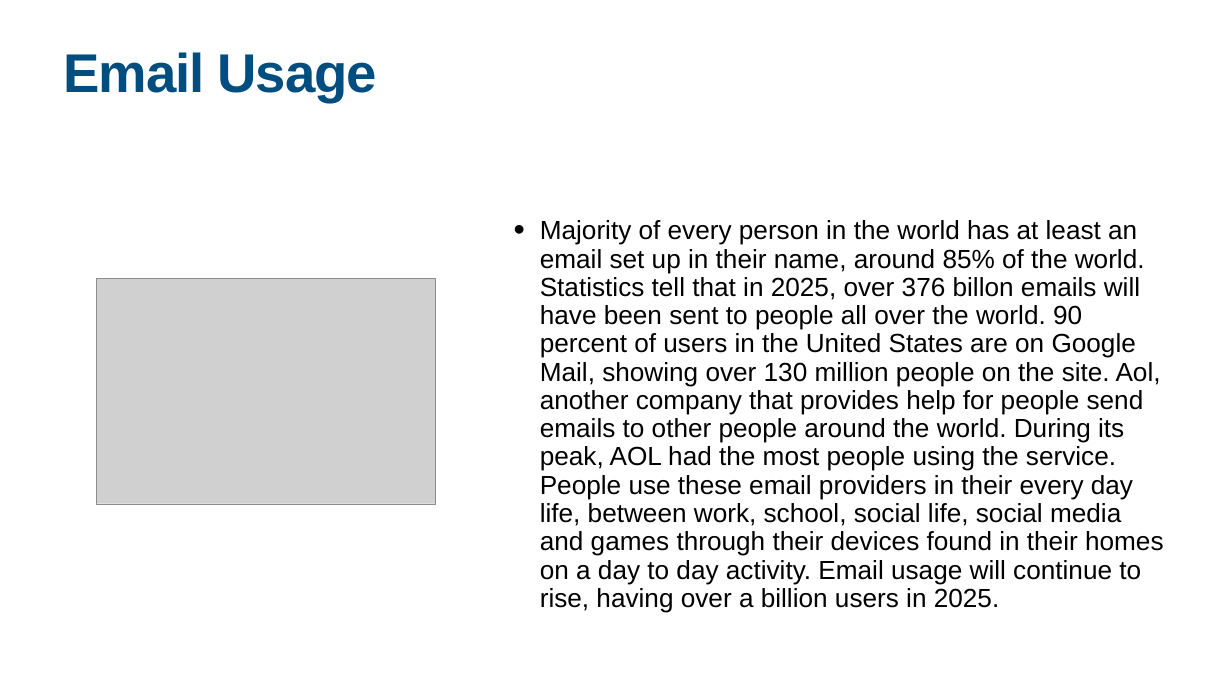
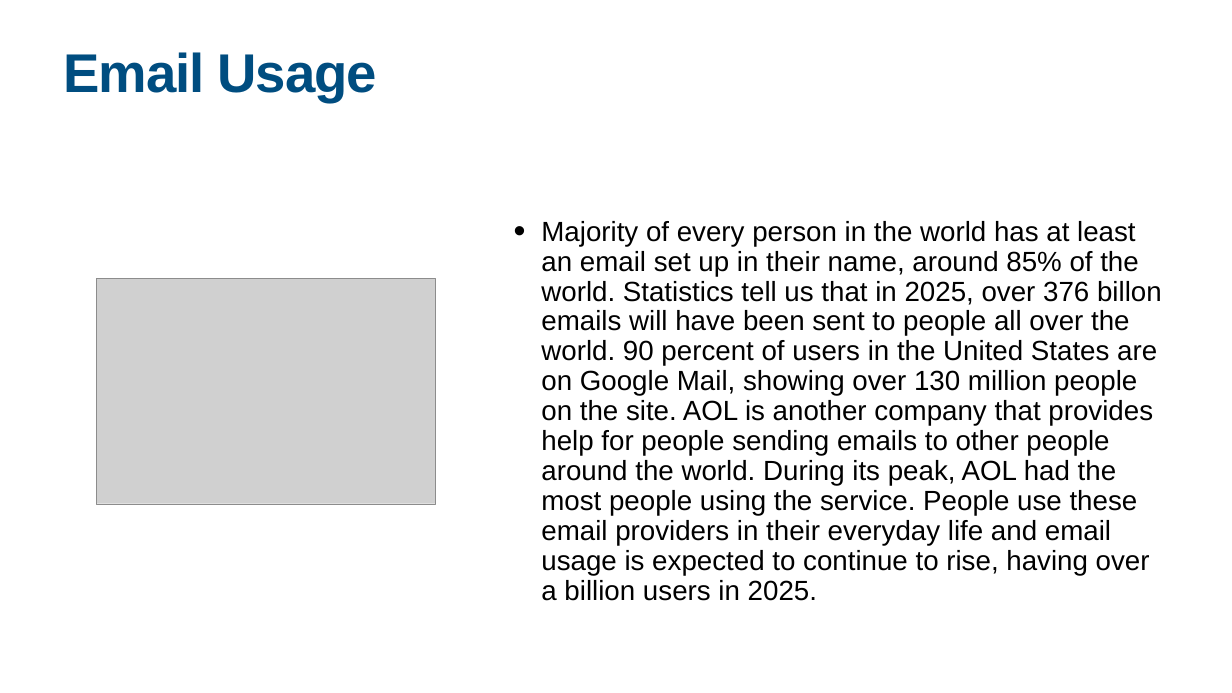
Before and after one commit to Jake-guerrero/Email-Usage, a slide deck: slide 2 of Email Usage.pptx. Drawn at 1232x693 pixels with LibreOffice and Linux fonts; fonts in the diff are those of the drawing; grey boxes stand for pictures. Boxes give left, top, right and bottom in pixels: in the first picture for what was removed or moved away, otherwise in the second. Text is boxed around its words. In the diff, an @@ line names an element or a change of style, - is before the commit and + after.

```diff
--- a/Email Usage.pptx
+++ b/Email Usage.pptx
@@ text at <box>541,221,1162,601</box>: text changed; size 40.8 to 43.2 pt @@
-• Majority of every person in the world has at least an email set up in their name, around 85% of the world. Statistics tell that in 2025, over 376 billon emails will have been sent to people all over the world. 90 percent of users in the United States are on Google Mail, showing over 130 million people on the site. Aol, another company that provides help for people send emails to other people around the world. During its peak, AOL had the most people using the service. People use these email providers in their every day life, between work, school, social life, social media and games through their devices found in their homes on a day to day activity. Email usage will continue to rise, having over a billion users in 2025.
+• Majority of every person in the world has at least an email set up in their name, around 85% of the world. Statistics tell us that in 2025, over 376 billon emails will have been sent to people all over the world. 90 percent of users in the United States are on Google Mail, showing over 130 million people on the site. AOL is another company that provides help for people sending emails to other people around the world. During its peak, AOL had the most people using the service. People use these email providers in their everyday life and email usage is expected to continue to rise, having over a billion users in 2025.
```
Also in this commit, not shown: 4 other slides changed, 3 other files.
